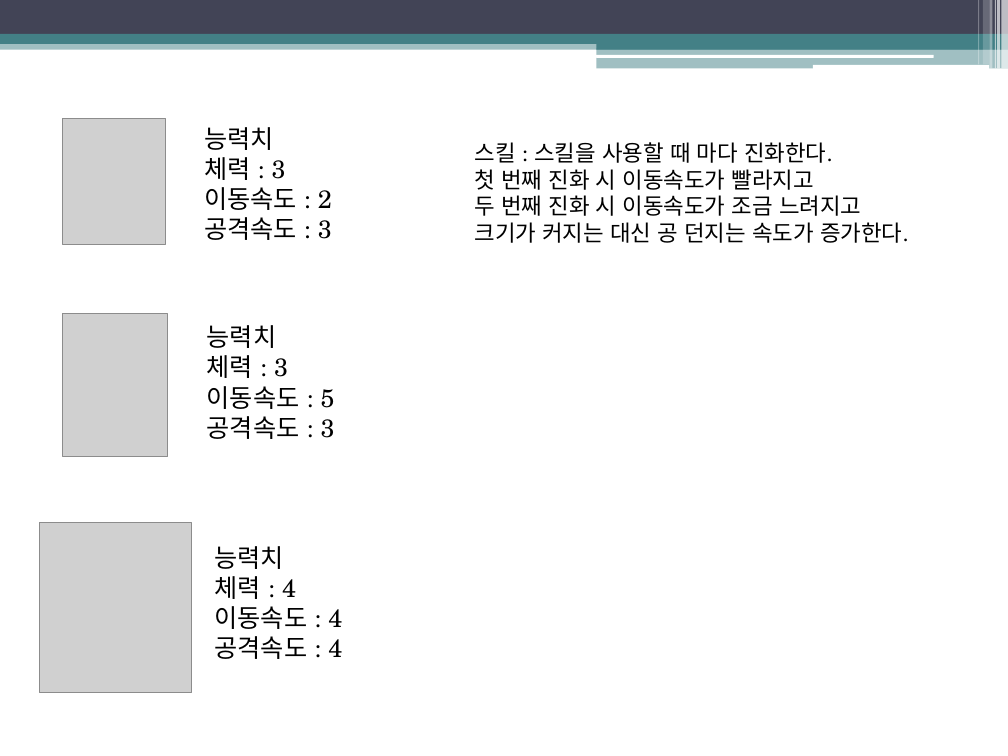
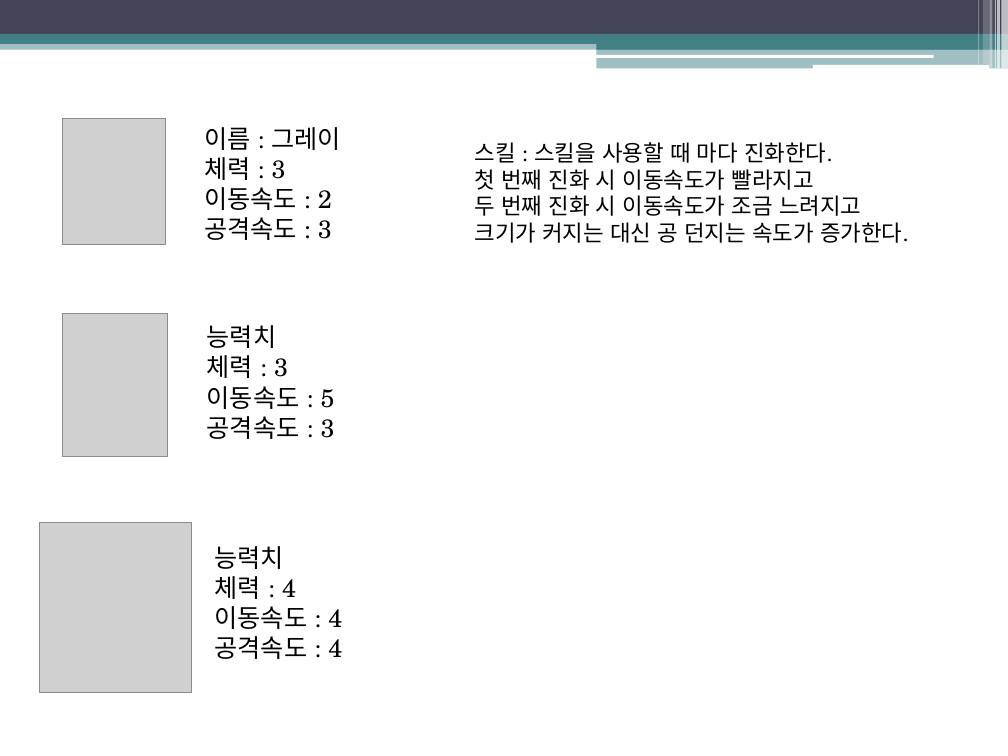
Before and after one commit to dionme2622/2DGP-Term-Project, a slide deck: slide 10 of 2D 게임프로그래밍 1차프로젝트.pptx. Drawn at 1008x756 pixels with LibreOffice and Linux fonts; fonts in the diff are those of the drawing; grey boxes stand for pictures. Boxes give left, top, right and bottom in pixels: in the first picture for what was removed or moved away, otherwise in the second. Text is boxed around its words. In the diff, an @@ line names an element or a change of style, - is before the commit and + after.

```diff
--- a/2D 게임프로그래밍 1차프로젝트.pptx
+++ b/2D 게임프로그래밍 1차프로젝트.pptx
@@ text at box(204, 127, 342, 150): text changed @@
-능력치
+이름 : 그레이
```
Also in this commit, not shown: 2 other slides changed, 3 slides added.
